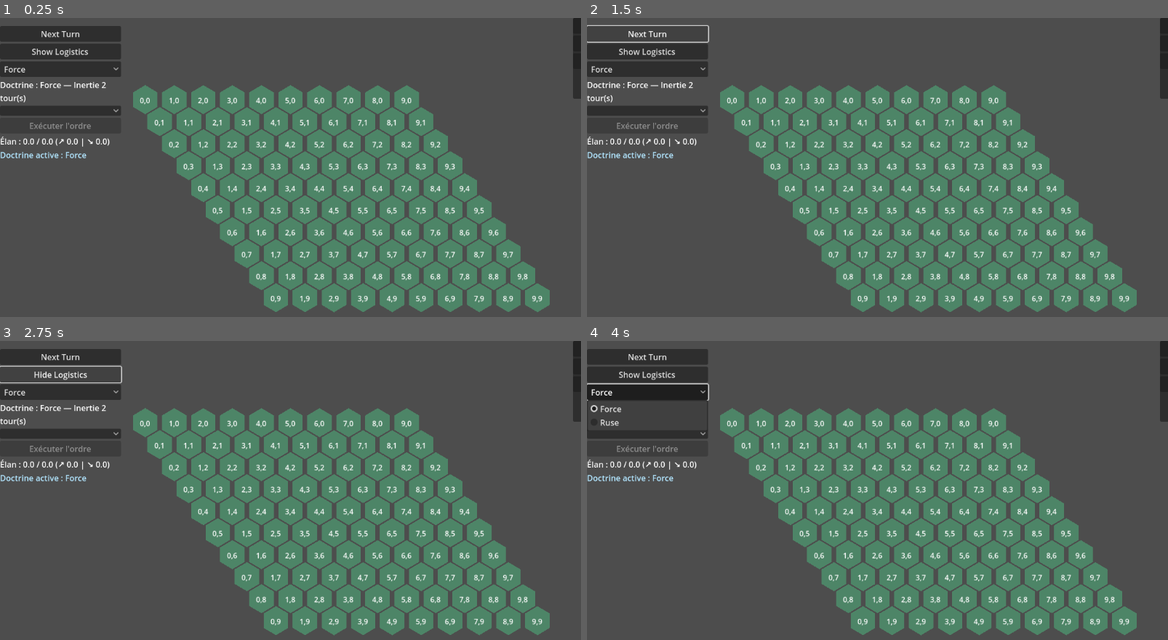
Above: before the commit, frames 1-4 (two rows, left to right).
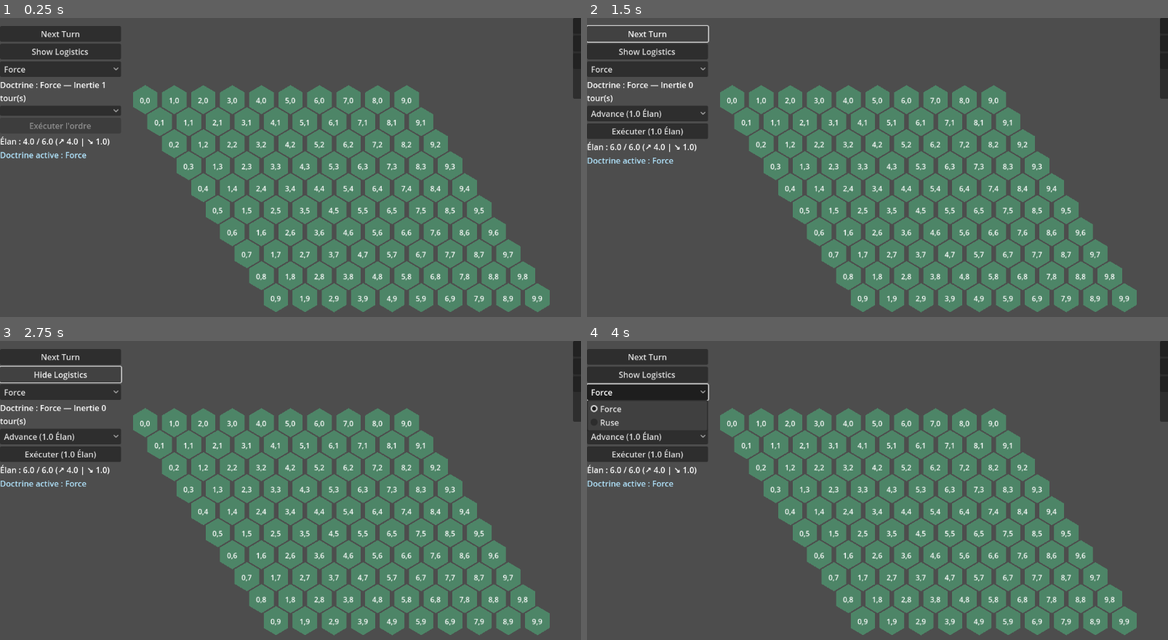
Above: after the commit, the same moments.

Repository: Pierlab/weave-of-war
Game: Godot game, scene res://scenes/main.tscn
Same seed, same stepped clock (60 frames per second), same inputs: the game is played once before the commit and once after it.
Inputs:
- Up to frame 1 (0.25 s): no input
- Up to frame 2 (1.5 s): click "Next Turn" at 0.5 s; click "Next Turn" at 1.25 s
- Up to frame 3 (2.75 s): click "Show Logistics" at 2 s
- Up to frame 4 (4 s): click "Hide Logistics" at 2.75 s; click "Force" at 3.5 s

The runs differ from the first frame. In frame 1, less than 0.1% of the frame differs, in the area x 3-19%, y 21-43%; in frame 2, 1.4%, in the area x 0-21%, y 21-49%; in frame 3, 1.4%; in frame 4, 1.4%.
Error before the commit: Parse Error: Cannot infer the type of "generation_value" variable because the value doesn't have a set type. (res://scripts/systems/elan_system.gd:140)

Commit message:
Fix Elan type inference warnings

Diff:
--- a/scripts/systems/elan_system.gd
+++ b/scripts/systems/elan_system.gd
@@ -14,7 +14,7 @@
 var _current_elan: float = 0.0
 var _turn_income: float = 0.0
 var _current_upkeep: float = 0.0
-var _current_doctrine_id := ""
+var _current_doctrine_id: String = ""
 
 func _ready() -> void:
     setup(EVENT_BUS.get_instance(), DATA_LOADER.get_instance())
@@ -50,7 +50,7 @@
 func add_elan(amount: float) -> void:
     if amount == 0.0:
         return
-    var new_value := clamp(_current_elan + amount, 0.0, max_elan)
+    var new_value: float = clamp(_current_elan + amount, 0.0, max_elan)
     if !is_equal_approx(new_value, _current_elan):
         _current_elan = new_value
         _emit_state("gain")
@@ -137,7 +137,7 @@
     var total: float = 0.0
     for entry in unit_entries:
         if entry is Dictionary:
-            var generation_value := entry.get("elan_generation")
+            var generation_value: Variant = entry.get("elan_generation")
             if generation_value is Dictionary:
                 var generation_data: Dictionary = generation_value as Dictionary
                 total += float(generation_data.get("base", 0))
Not shown, changed: CHANGELOG.md
Not shown, changed: README.md
Not shown, changed: context_snapshot.md
Not shown, changed: context_update.md
